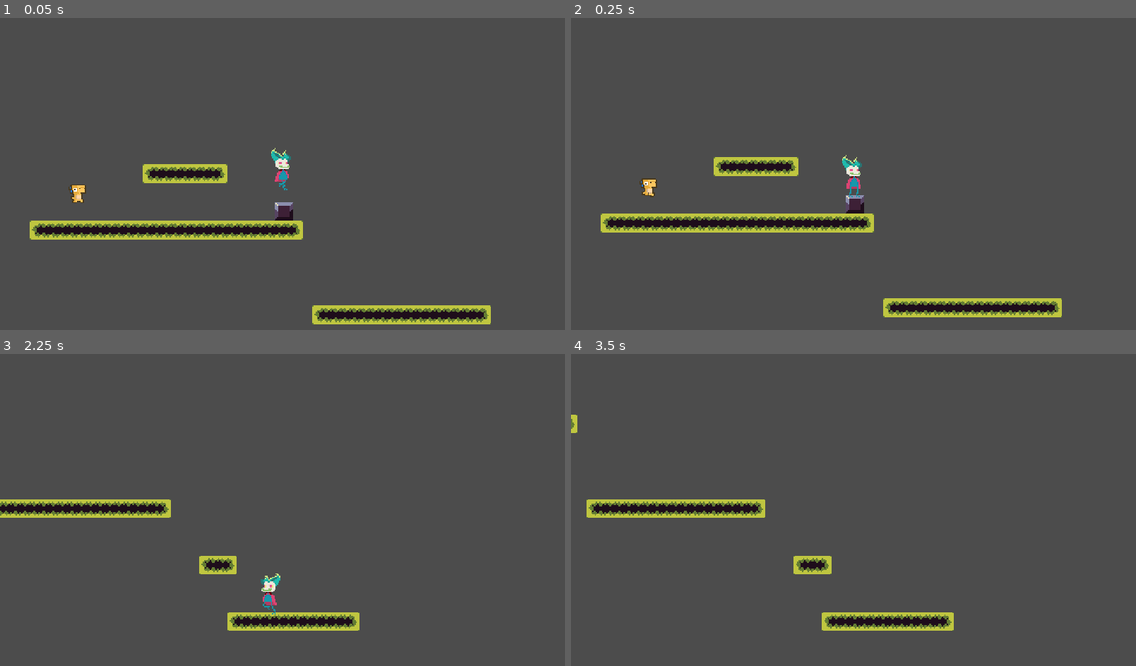
Above: before the commit, frames 1-4 (two rows, left to right).
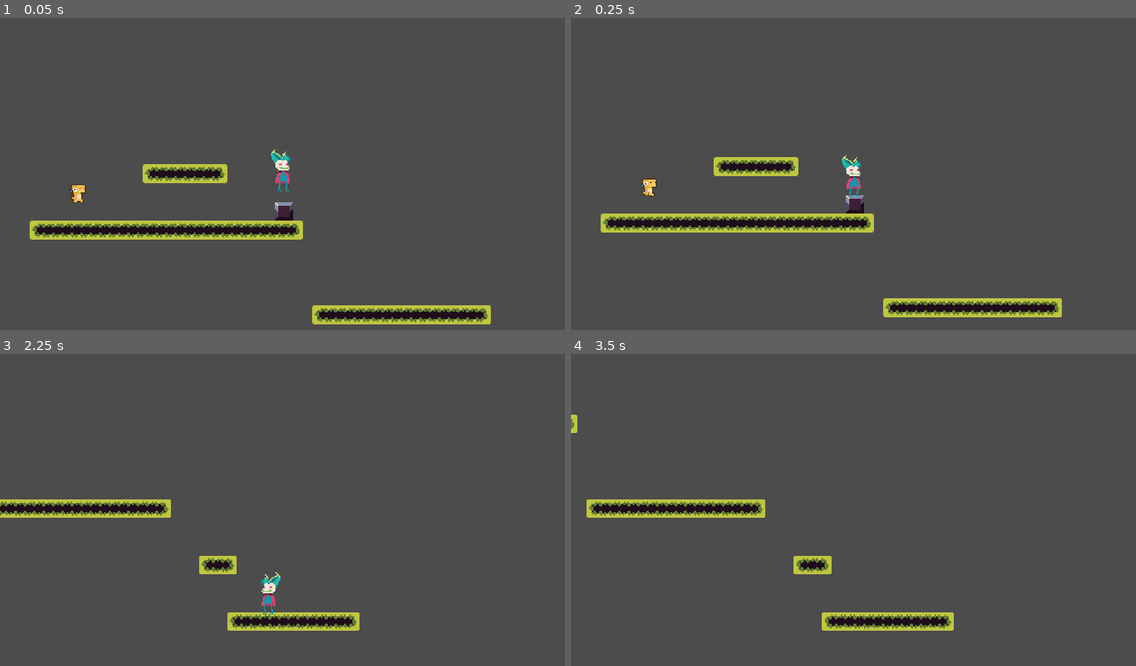
Above: after the commit, the same moments.

Repository: fredih/rescue
Game: Godot game, scene res://levels/level02.tscn
Two runs of this game, one before a commit and one after it. Both use one fixed random seed, a clock stepped at 60 frames per second and the inputs below. The project has no main scene, so this scene is started directly.
Inputs:
- Up to frame 1 (0.05 s): no input
- Up to frame 2 (0.25 s): no input
- Up to frame 3 (2.25 s): hold Right (ui_right) 0.53-2.03 s; tap Up (ui_up) at 0.77, 1.52 s; hold Left (ui_left) from 2.03 s (still down)
- Up to frame 4 (3.5 s): release Left (ui_left) at 2.78 s; hold Right (ui_right) from 2.78 s (still down); tap Up (ui_up) at 3.02 s

The runs differ from the first frame. In frame 1, 0.1% of the frame differs, in the area x 48-52%, y 41-56%; in frame 2, nothing differs; in frame 3, 0.1%; in frame 4, nothing differs.

Commit message:
fix player animation when jumping

Diff:
--- a/characters/player/Player.gd
+++ b/characters/player/Player.gd
@@ -51,7 +51,7 @@
 		$AnimatedSprite.flip_h = true
 	elif direction.x < 0:
 		$AnimatedSprite.flip_h = false
-	if _velocity.length() > 0:
+	if _velocity.x > 0:
 		$AnimatedSprite.animation = "run"
 	else:
 		$AnimatedSprite.animation = "idle"
